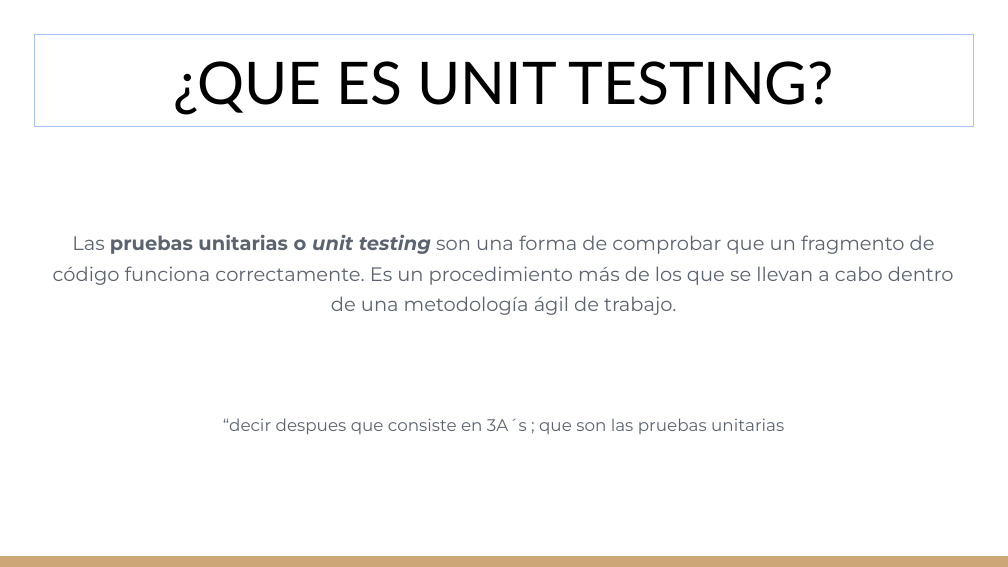
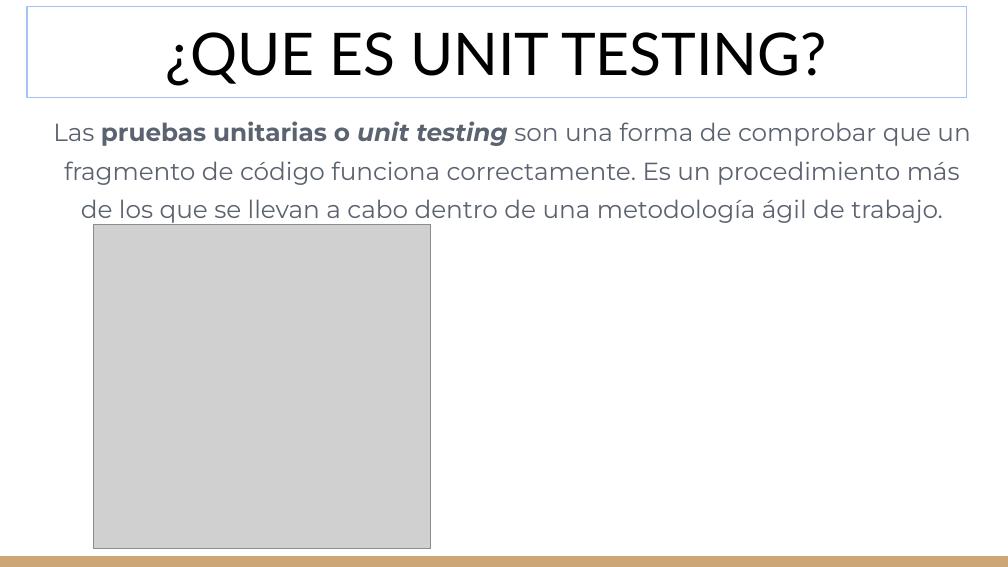
Before and after one commit to gitgamba/.Net-Grupo8, a slide deck: slide 3 of TPS/Unit Testing.pptx. Drawn at 1008x567 pixels with LibreOffice and Linux fonts; fonts in the diff are those of the drawing; grey boxes stand for pictures. Boxes give left, top, right and bottom in pixels: in the first picture for what was removed or moved away, otherwise in the second. Text is boxed around its words. In the diff, an @@ line names an element or a change of style, - is before the commit and + after.

```diff
--- a/TPS/Unit Testing.pptx
+++ b/TPS/Unit Testing.pptx
@@ title "¿QUE ES UNIT TESTING?": place and size @@
-title "¿QUE ES UNIT TESTING?" at [34, 35, 974, 127]
+title "¿QUE ES UNIT TESTING?" at [27, 6, 967, 98]
@@ text "Las pruebas unitarias o unit ...": place and size @@
-text "Las pruebas unitarias o unit ..." at [53, 234, 954, 435]
+text "Las pruebas unitarias o unit ..." at [53, 121, 970, 223]
@@ text "Las pruebas unitarias o unit ..." at [53, 121, 970, 223]: size 13.9 to 17.7 pt @@
@@ picture added at [94, 225, 430, 548] @@
@@ text at [223, 418, 784, 435]: paragraph removed @@
-“decir despues que consiste en 3A´s ; que son las pruebas unitarias
```
Also in this commit, not shown: 3 other slides changed, 5 slides added, 3 slides removed, 1 other file.
